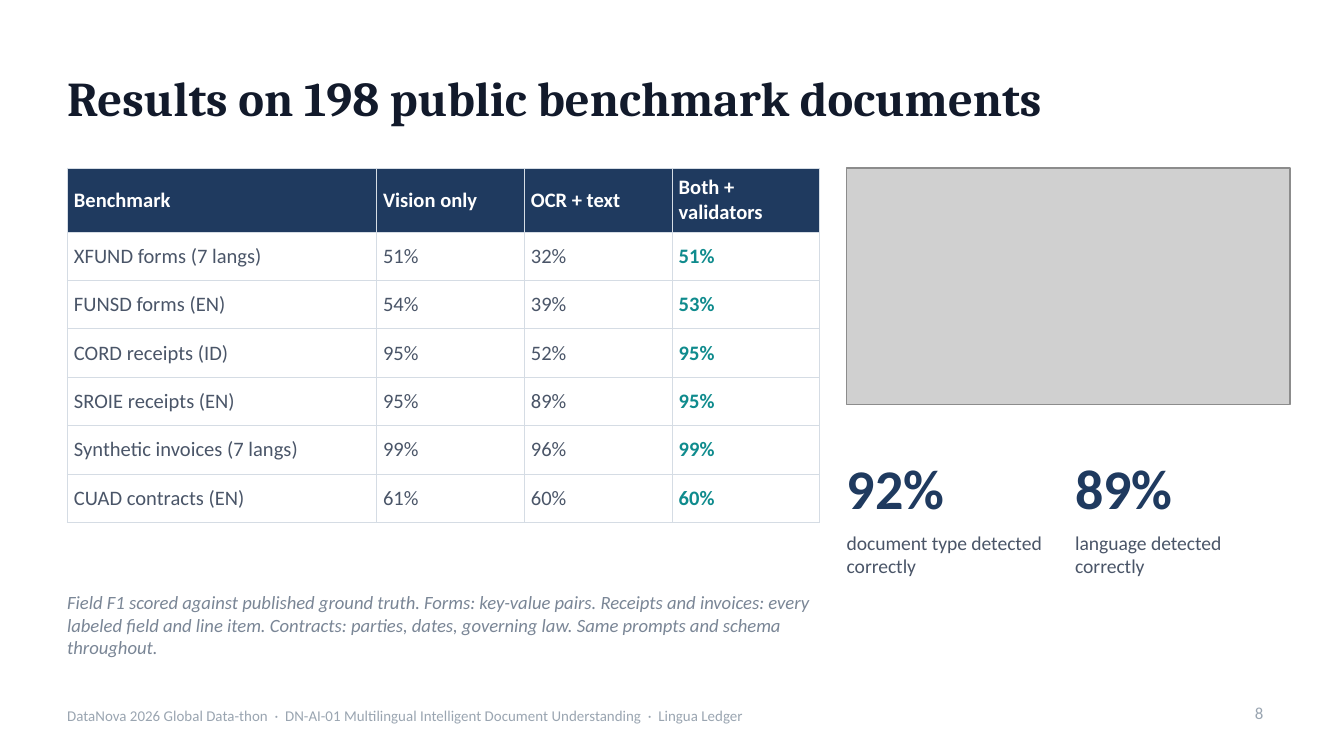
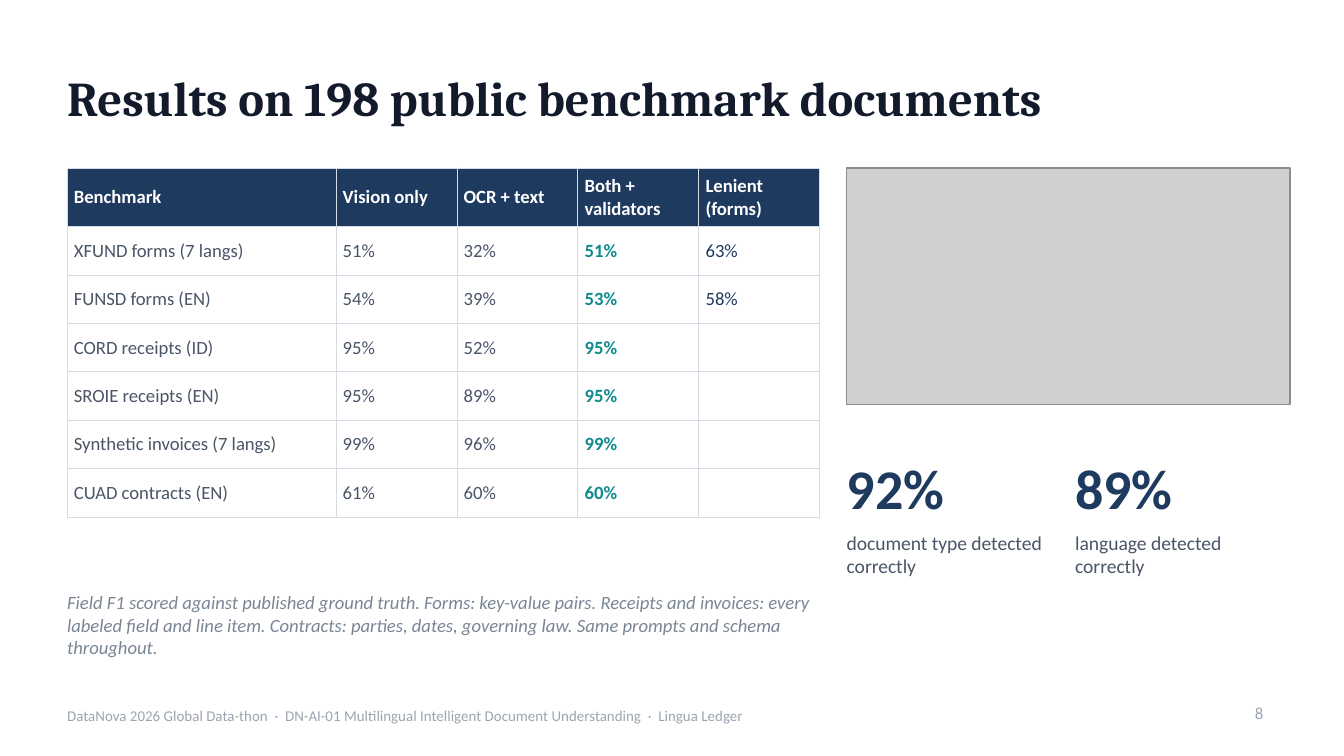
Before and after one commit to rishavnaskar/lingua-ledger, a slide deck: slide 8 of deck/LinguaLedger-DataNova2026-Round1.pptx. Drawn at 1344x756 pixels with LibreOffice and Linux fonts; fonts in the diff are those of the drawing; grey boxes stand for pictures. Boxes give left, top, right and bottom in pixels: in the first picture for what was removed or moved away, otherwise in the second. Text is boxed around its words. In the diff, an @@ line names an element or a change of style, - is before the commit and + after.

Commit message:
Lenient form scoring, form prompt rework measured, instant sample results
Forms now get a fragment-aware lenient F1 beside the strict benchmark score
(XFUND 63.4% vs 50.9%, FUNSD 57.8% vs 53.3%). The reworked form prompt and key
cleaning were measured on 67 XFUND documents and did not move the scores; the
tables keep the original run. Sample documents return instantly from stored
results under samples/cache (9 of 15 today, the rest once the Free Tier day
quota resets), with a Run live option.

```diff
--- a/deck/LinguaLedger-DataNova2026-Round1.pptx
+++ b/deck/LinguaLedger-DataNova2026-Round1.pptx
@@ table at (67, 168, 820, 506) @@
+column 5: Lenient (forms) | 63% | 58% |  |  |  | 
```
Also in this commit, not shown: 1 other slide changed, 27 other files.
